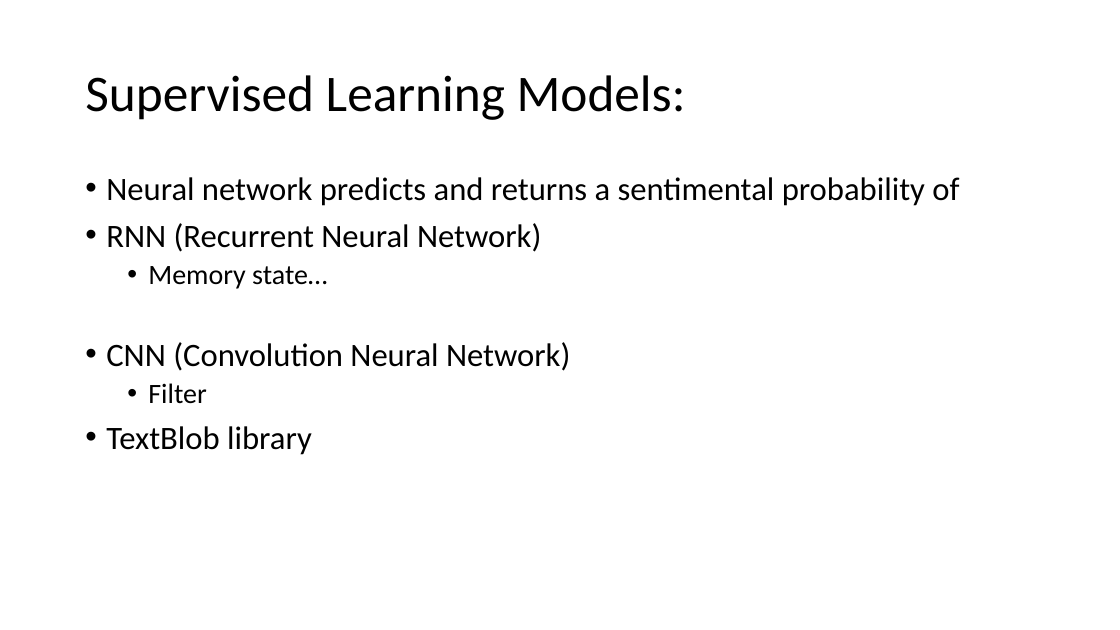
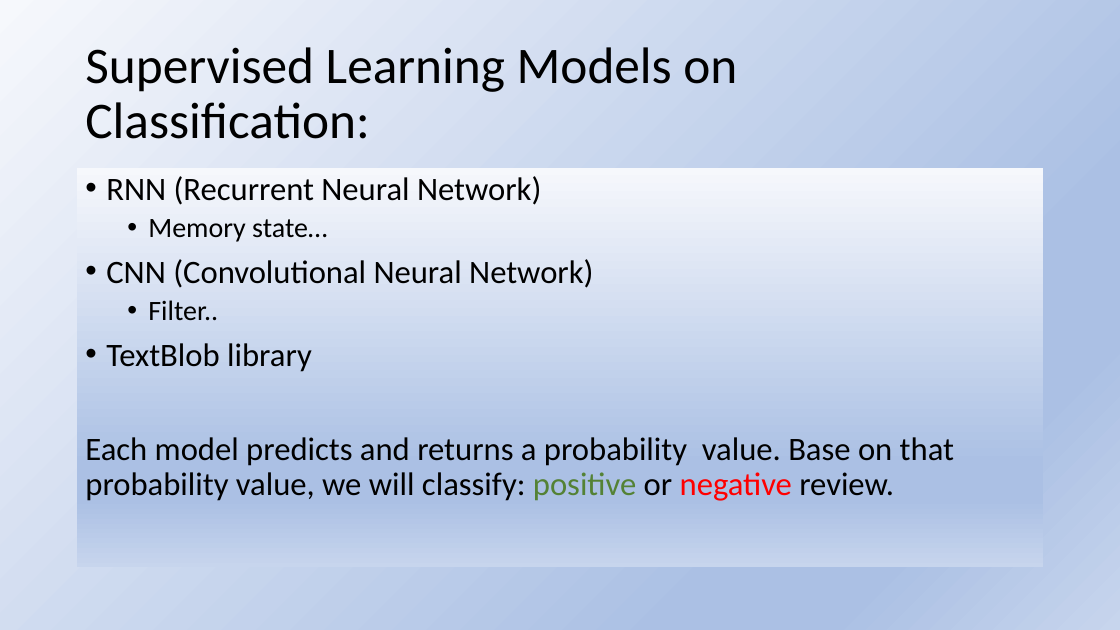
Before and after one commit to tonenguyen/NLP, a slide deck: slide 5 of SentimentalAnalysis.pptx (slide 8 before the commit). Drawn at 1120x630 pixels with LibreOffice and Linux fonts; fonts in the diff are those of the drawing. Boxes give left, top, right and bottom in pixels: in the first picture for what was removed or moved away, otherwise in the second. Text is boxed around its words. In the diff, an @@ line names an element or a change of style, - is before the commit and + after.

Commit message:
Deep Learning

```diff
--- a/SentimentalAnalysis.pptx
+++ b/SentimentalAnalysis.pptx
@@ background #FFFFFF to gradient #F6F8FC to #ABC0E4 to #C7D5ED @@
@@ title at <box>85,47,737,139</box>: text changed @@
-Supervised Learning Models:
+Supervised Learning Models on Classification:
@@ text "RNN (Recurrent Neural Network)": place and size @@
-text "RNN (Recurrent Neural Network)" at <box>106,177,959,455</box>
+text "RNN (Recurrent Neural Network)" at <box>77,168,1044,568</box>
@@ text "RNN (Recurrent Neural Network)" at <box>77,168,1044,568</box>: fill none to gradient #F6F8FC to #ABC0E4 to #C7D5ED @@
@@ text at <box>106,177,959,206</box>: paragraph removed @@
-• Neural network predicts and returns a sentimental probability of
@@ text at <box>106,259,593,320</box>: text changed @@
-• CNN (Convolution Neural Network)
-  • Filter
+• CNN (Convolutional Neural Network)
+  • Filter..
@@ text at <box>85,437,954,501</box>: paragraph added @@
+Each model predicts and returns a probability value. Base on that probability value, we will classify: positive or negative review.
```
Also in this commit, not shown: 9 other slides changed, 7 slides added, 3 slides removed, 13 other files.
